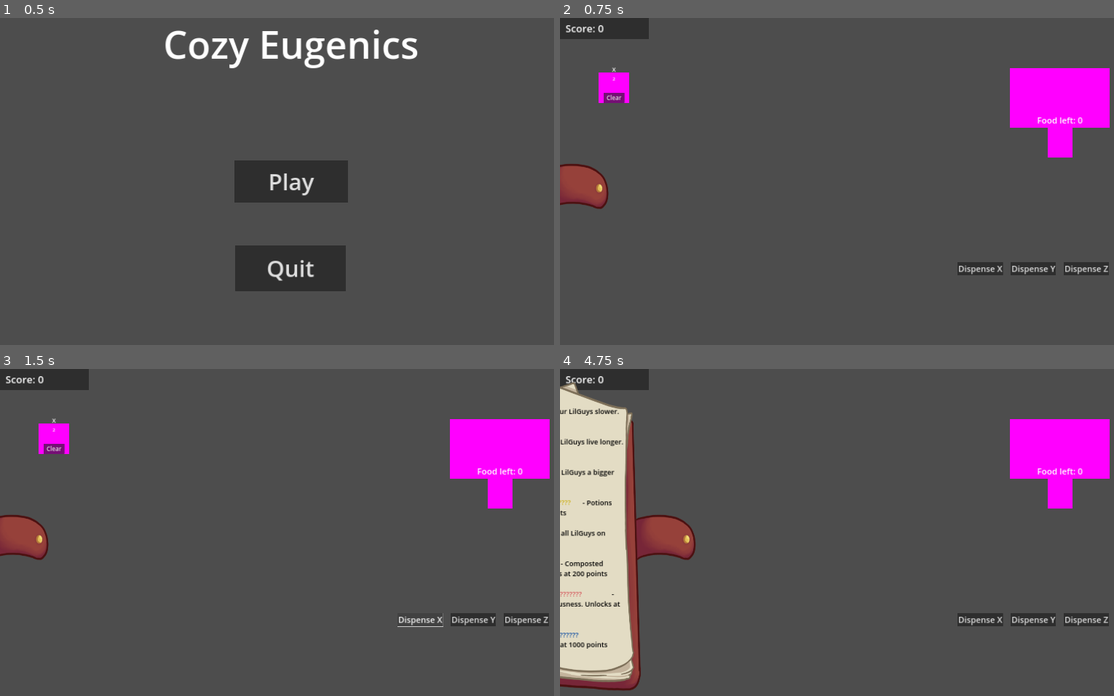
Above: before the commit, frames 1-4 (two rows, left to right).
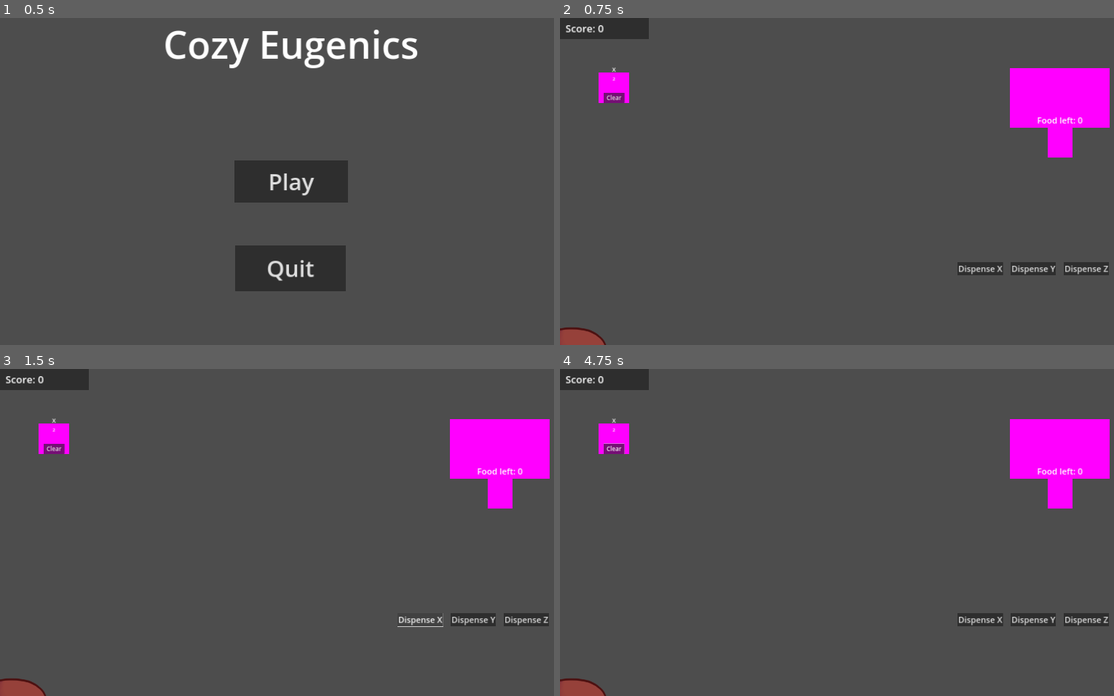
Above: after the commit, the same moments.

Repository: BoopEnthusiast/Cozy-Spring-Jam-2024
Game: Godot game, scene res://scenes/main_menu_screen.tscn
The game is run twice, just before and just after one commit, with the same random seed, the same clock (stepped at 60 frames per second) and the same inputs.
Inputs (mouse positions are in pixels of both pictures, inside the frame that each line leads up to):
- Up to frame 1 (0.5 s): no input
- Up to frame 2 (0.75 s): click "Play" at 0.5 s
- Up to frame 3 (1.5 s): click "Dispense X" at 1.25 s
- Up to frame 4 (4.75 s): click "Dispense Y" at 2 s; click "Dispense Z" at 2.75 s; click "Clear" at 3.5 s; click (576, 539) at 4.27 s

Frame 1 is identical in both runs. In frame 2, 1.4% of the frame differs, in the area x 0-9%, y 44-100%; in frame 3, 1.4%; in frame 4, 14%, in the area x 0-25%, y 4-100%.
Error in both runs: Error setting property 'scale' with value of type float. (res://scripts/lil_guy.gd:115)

Commit message:
Changed name to enlargement potion

Diff:
--- a/scenes/recipes_screen.tscn
+++ b/scenes/recipes_screen.tscn
@@ -89,9 +89,9 @@
 anchor_top = 0.5
 anchor_bottom = 0.5
 offset_left = -3000.0
-offset_top = -1509.0
+offset_top = -429.0
 offset_right = 1293.0
-offset_bottom = 1462.0
+offset_bottom = 2542.0
 grow_vertical = 2
 mouse_filter = 2
 theme_override_styles/panel = SubResource("StyleBoxTexture_g1q31")
@@ -130,7 +130,7 @@
 
 Longevity Potion -                       - Lets LilGuys live longer. Unlocks at 30 points
 
-Bigger Hitbox Potion -              - Gives LilGuys a bigger hitbox. Unlocks at 50 points
+Enlargement Potion -              - Makes LilGuys bigger. Unlocks at 50 points
 
 Point Modification Potion -                              - Potions give more points. Unlocks at 90 points
 
@@ -165,7 +165,7 @@
 text = "ZZZYYZYXXX"
 script = ExtResource("2_rh8d8")
 
-[node name="HitboxPotionRecipe" type="RichTextLabel" parent="PotionRecipes"]
+[node name="LargePotionRecipe" type="RichTextLabel" parent="PotionRecipes"]
 layout_mode = 0
 offset_left = 513.0
 offset_top = 398.0
--- a/scripts/hitbox_potion_recipe.gd
+++ b/scripts/hitbox_potion_recipe.gd
@@ -1,6 +1,6 @@
 extends RichTextLabel
 
-var hitboxPotionUnlocked = false
+var largePotionUnlocked = false
 var hitArray: Array[String] = ["?????", "XYXYX"]
 
 # Called every frame. 'delta' is the elapsed time since the previous frame.
@@ -10,7 +10,7 @@
 		text = hitArray[0]
 
 	if Singleton.score >= 50:
-		hitboxPotionUnlocked = true
+		largePotionUnlocked = true
 
-	if hitboxPotionUnlocked:
+	if largePotionUnlocked:
 		text = hitArray[1]
